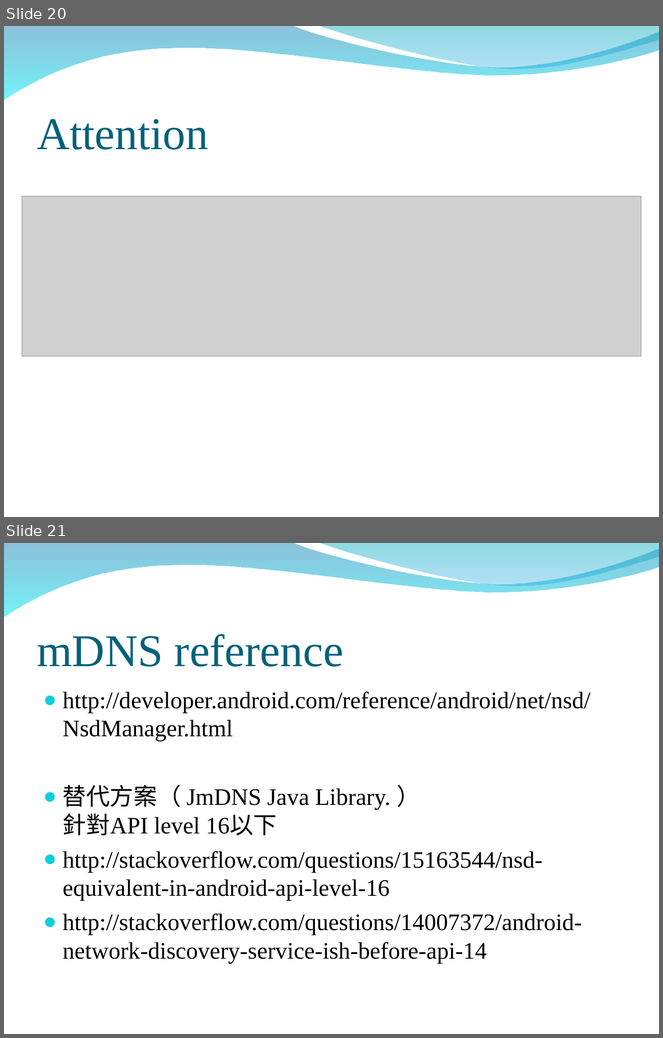
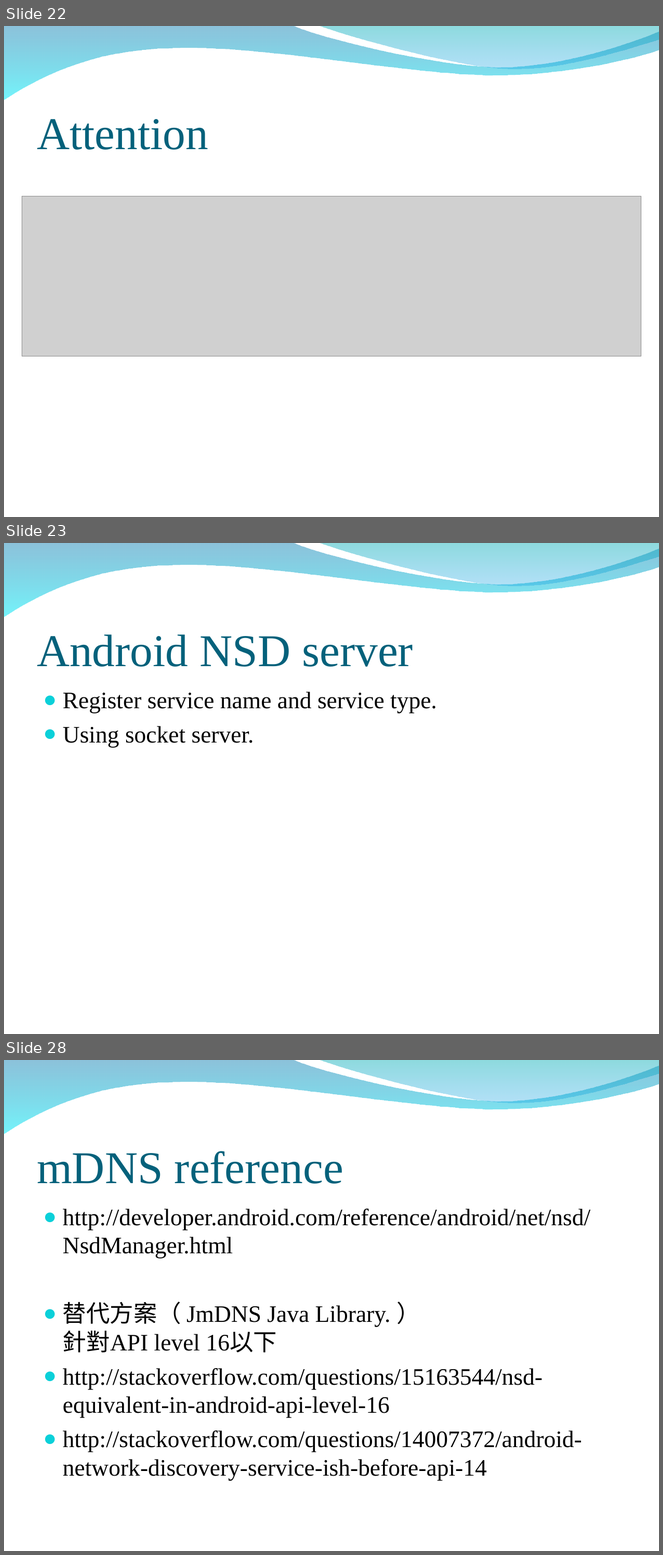
Before and after one commit to peter279k/regular_meeting, a slide deck: mDNS.ppt. Shown one above the other, each under a label of ours: slides 20 and 21 before the commit, slides 22, 23 and 28 after it; the slides between them are not shown. The pictures are 663x1038 and 663x1555 pixels, drawn with LibreOffice and Linux fonts; fonts in the diff are those of the drawing; grey boxes stand for pictures; background and template pictures are left out. Boxes give left, top, right and bottom in pixels: in the first picture for what was removed or moved away, otherwise in the second. Text is boxed around its words. In the diff, an @@ line names an element or a change of style, - is before the commit and + after.

```diff
--- a/mDNS.ppt
+++ b/mDNS.ppt
@@ slide 23 added at [4,543,659,1034], background picture (left out); not listed: 2 template elements that a slide beside it also shows @@
@@ title added at [37,635,413,667], 50 pt, text #04617B @@
+Android NSD server
@@ text added at [63,692,437,747], 26 pt, text #000000 @@
+● Register service name and service type.
+● Using socket server.
@@ what was slide 20 is now slide 22 @@
@@ what was slide 21 is now slide 28 @@
```
Also in this commit, not shown: 6 other slides added, 49 other files.
